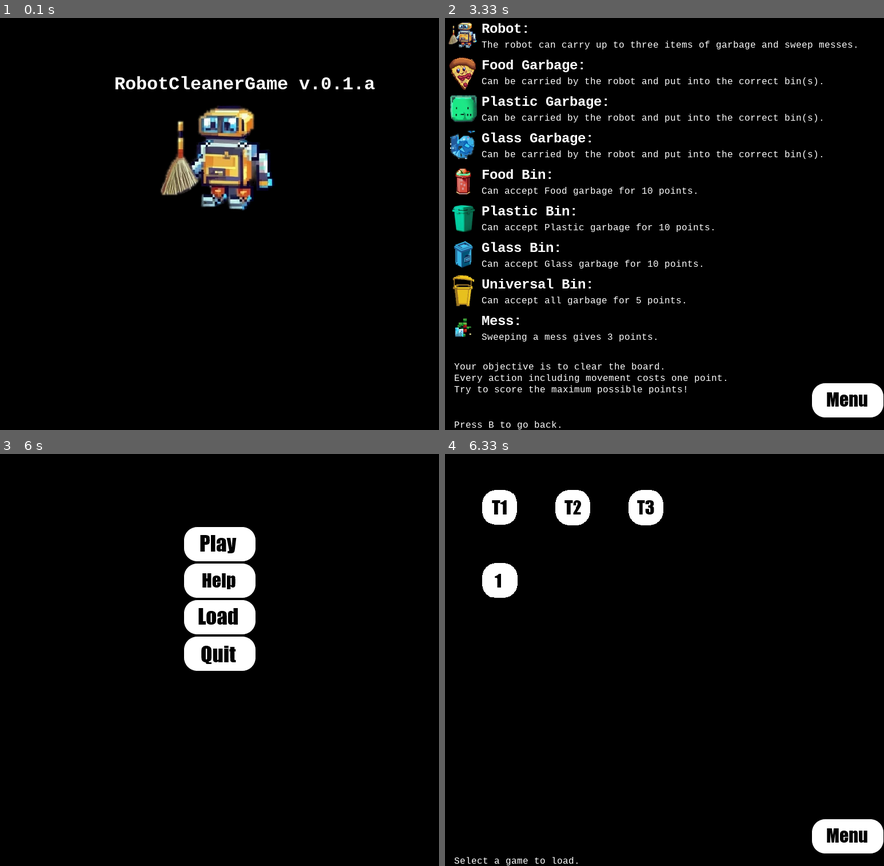
Above: before the commit, frames 1-4 (two rows, left to right).
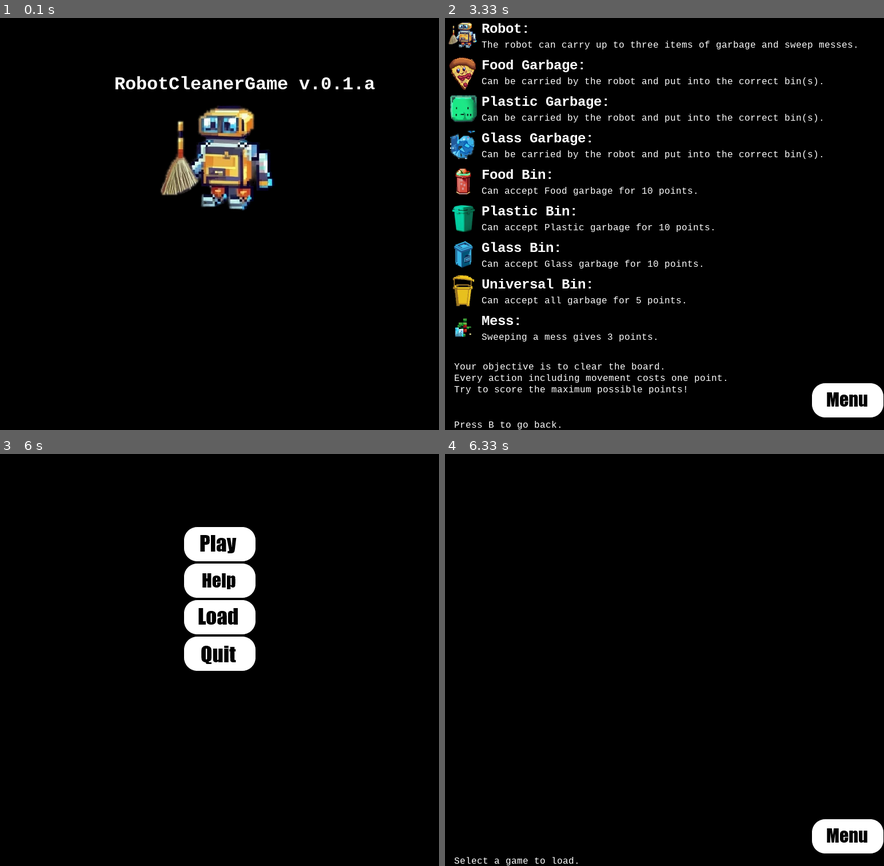
Above: after the commit, the same moments.

Repository: marc-davies-23/RobotCleanerGame
Game: pygame game, started from RobotCleanerGame/Main.py
The game is run twice, just before and just after one commit, with the same random seed, the same clock (stepped at 60 frames per second) and the same inputs.
Inputs (mouse positions are in pixels of both pictures, inside the frame that each line leads up to):
- Up to frame 1 (0.1 s): no input
- Up to frame 2 (3.33 s): click (642, 331) at 1.88 s; tap H at 3.17 s
- Up to frame 3 (6 s): tap B at 3.5 s; press the mouse at (197, 767) at 5.87 s; move the mouse to (206, 647) at 5.97 s
- Up to frame 4 (6.33 s): release the mouse at (660, 528) at 6.1 s

Frames 1-3 are identical in both runs. In frame 4, 2.1% of the frame differs, in the area x 8-50%, y 8-35%.

Commit message:
Basic Profile functionality added

Diff:
--- a/RobotCleanerGame/Actions.py
+++ b/RobotCleanerGame/Actions.py
@@ -8,7 +8,7 @@
     actions could increase with future functionality; thus the concept is hopefully future-proof.
 """
 import Constants as Co
-import PyGameConstFuncs as PCo
+import PyGameConstants as PCo
 
 
 class Feedback:
--- a/RobotCleanerGame/BuildGameFromFile.py
+++ b/RobotCleanerGame/BuildGameFromFile.py
@@ -25,7 +25,7 @@
     return buffer
 
 
-def build_game_from_buffer(buffer: [str], interface: (In.Interface | None) = None) -> Gm.Game:
+def build_game_from_buffer(buffer: [str]) -> Gm.Game:
     """
     Breaks up the buffer into actionable parts.
 
@@ -38,39 +38,47 @@
     where T is a token type, and x, y are its coords.
 
     :param buffer: Input buffer (list of strings)
-    :param interface: Provided interface, if any
     :return: RobotCleanerGame.Game object
     """
-    line1 = buffer[0].split(",")
+    line = buffer[0].split(",")
 
-    if len(line1) != 4:
+    x = int(line[0])
+    y = int(line[1])
+    rb_start = (int(line[2]), int(line[3]))
+
+    if len(line) != 4:
         raise IOError("build_game_from_buffer: first line of file translate to four values.")
 
-    game = Gm.Game(int(line1[0]), int(line1[1]), robot_start=(int(line1[2]), int(line1[3])))
+    game = Gm.Game(size_x=x, size_y=y, robot_start=rb_start)
 
     for line in buffer[1:]:
         coords = line[1:].replace("(", "").replace(")", "").split(",")
 
         game.add_grid_token((int(coords[0]), int(coords[1])), line[0])
 
+    return game
+
+
+def build_game_from_file(folder: str, tag: (str | None) = None, interface: (In.Interface | None) = None) -> Gm.Game:
+    """
+    Combine functionality to build a game from static file as of folder path
+
+    :param tag: Game tag to identify tag
+    :param folder: Folder path
+    :param interface:  Provided interface, if any
+    :return: Game object
+    """
+
+    game = build_game_from_buffer(read_file_to_buffer(folder))
+
+    game.tag = tag
     game.interface = interface
 
     return game
 
 
-def build_game_from_file(folder_path: str, interface: (In.Interface | None) = None) -> Gm.Game:
-    """
-    Combine functionality to build a game from static file as of folder path
-
-    :param folder_path: Folder path
-    :param interface:  Provided interface, if any
-    :return: Game object
-    """
-    return build_game_from_buffer(read_file_to_buffer(folder_path), interface)
-
-
 if __name__ == "__main__":
-    g = build_game_from_file("../GameFiles/SetPieces/Game_1/")
+    g = build_game_from_file("../GameFiles/SetPieces/Tutorial_1/")
     g.interface = In.Interface(g)
 
     g.interface.start()
--- a/RobotCleanerGame/Game.py
+++ b/RobotCleanerGame/Game.py
@@ -22,15 +22,17 @@
         History will be useful for retracing games; a necessity for advanced functions, e.g. ML
     """
 
-    def __init__(self, size_x: int = Co.DEFAULT_SIZE_X, size_y: int = Co.DEFAULT_SIZE_Y,
+    def __init__(self, tag: (str | None) = None, size_x: int = Co.DEFAULT_SIZE_X, size_y: int = Co.DEFAULT_SIZE_Y,
                  robot_start: (int, int | None) = None, interface=None, history=None) -> None:
         """
+        :param tag: Tag to identify game
         :param size_x: Horizontal size of Grid
         :param size_y: Vertical size of Grid
         :param robot_start: Robot's starting coordinates
         :param interface: Interface controls
         :param history: History list
         """
+        self.tag = tag
         self.grid = None
         self.robot = None
         self.initialise_grid(size_x, size_y, robot_start)
@@ -153,9 +155,22 @@
 
         # If we get here then the grid is cleared
         self.game_ended = True
+
+        # Update profile high score
+        if self.interface.profile:
+            try:
+                old_score = self.interface.profile.completed[self.tag]
+            except KeyError:
+                old_score = None
+
+            if old_score is None or old_score < self.score:
+                self.interface.profile.add_completed(self.tag, self.score)
+                self.interface.profile.save()
+
         return True
 
     def change_score(self, change=-1):
+        # Default call deducts a point as this is the most common call
         if not self.game_ended:
             self.score += change
 
--- a/RobotCleanerGame/Interface.py
+++ b/RobotCleanerGame/Interface.py
@@ -5,12 +5,19 @@
 """
 
 import Actions as Ac
+import Profile as Pr
 import string
 
 
 class Interface:
-    def __init__(self, game=None) -> None:
+    def __init__(self, game=None, profile_name: (str | None) = None) -> None:
         self.game = game
+
+        if profile_name is None:
+            self.profile = None
+        else:
+            self.profile = Pr.Profile(profile_name)
+            self.profile.load()
 
     def display_state(self) -> None:
         if self.game.grid:
--- a/RobotCleanerGame/Main.py
+++ b/RobotCleanerGame/Main.py
@@ -2,6 +2,6 @@
 
 if __name__ == "__main__":
 
-    interface = PyGameInterface()
+    interface = PyGameInterface(profile_name="Player")
 
     interface.start()
--- a/RobotCleanerGame/Profile.py
+++ b/RobotCleanerGame/Profile.py
@@ -1,6 +1,7 @@
 """
     The Profile class stores variables associated to a particular player's play through.
 """
+import os
 
 PROFILE_FOLDER_PATH = "../GameFiles/Profiles/"
 PROFILE_FILE_SUFFIX = ".rcgp"
@@ -14,6 +15,8 @@
 
     def add_completed(self, game_label: str, score: int):
         self.completed[game_label] = score
+        # Sort after insertion
+        self.completed = dict(sorted(self.completed.items()))
 
     def reset_completed(self):
         self.completed = {}
@@ -30,15 +33,17 @@
             pass
 
     def save(self):
+        # Save should be called only when something is added to the completed list; we can assume it will be non-empty
         with open(PROFILE_FOLDER_PATH + self.name + PROFILE_FILE_SUFFIX, "w") as file:
             for k in self.completed:
                 file.write(k + SEPARATOR + str(self.completed[k]) + "\n")
 
 
 if __name__ == "__main__":
-    p = Profile()
-    #p.add_completed("test", 1)
-    #p.add_completed("foo", 2)
-    #p.save()
-    p.load()
-    print(p.completed)
+    """p = Profile()
+    p.add_completed("test", 1)
+    p.add_completed("foo", 2)
+    p.save()
+    #p.load()
+    print(p.completed)"""
+    pass
--- a/RobotCleanerGame/PyGameConstFuncs.py
+++ b/RobotCleanerGame/PyGameConstants.py
@@ -63,7 +63,6 @@
 BUT_SWEEP_UNPRESS = pygame.image.load(PATH_TOKENS_64 + "B_SWEEP_UNPRESSED.png")
 BUT_UNAVAILABLE = pygame.image.load(PATH_TOKENS_64 + "BUTTON_UNAVAILABLE.png")
 
-
 PRESSED_BUTTON = "pres_but"
 
 CURRENT_SCREEN = "curr_scr"
@@ -83,14 +82,13 @@
 FEEDBACK_MSG_PRESS_B_TO_GO_BACK = "Press B to go back."
 FEEDBACK_MSG_SELECT_GAME_TO_LOAD = "Select a game to load."
 
+SET_PIECES_PATH = "../GameFiles/SetPieces/"
+
 TUTORIAL_PREFIX = "Tutorial_"
 GAME_PREFIX = "Game_"
 
-TUTORIALS = [pygame.image.load(PATH_TOKENS_64 + "GAME_BUTTON_T1_INCOMPLETE.png"),
-             pygame.image.load(PATH_TOKENS_64 + "GAME_BUTTON_T2_INCOMPLETE.png"),
-             pygame.image.load(PATH_TOKENS_64 + "GAME_BUTTON_T3_INCOMPLETE.png")]
-
-GAMES = [pygame.image.load(PATH_TOKENS_64 + "GAME_BUTTON_1_INCOMPLETE.png")]
+GAME_BUTTON_COMPLETE = pygame.image.load(PATH_TOKENS_64 + "GAME_BUTTON_COMPLETE.png")
+GAME_BUTTON_INCOMPLETE = pygame.image.load(PATH_TOKENS_64 + "GAME_BUTTON_INCOMPLETE.png")
 
 HELP_TOKEN_ADDITIONAL_TEXT: dict[str, str] = {
     Co.ROBOT_TOKEN: "The robot can carry up to three items of garbage and sweep messes.",
--- a/RobotCleanerGame/PyGameInterface.py
+++ b/RobotCleanerGame/PyGameInterface.py
@@ -5,7 +5,7 @@
 import Game as Gm
 import Interface as In
 import pygame
-import PyGameConstFuncs as PCo
+import PyGameConstants as PCo
 import PyGameScreens as PSc
 
 
@@ -15,8 +15,9 @@
 
 class PyGameInterface(In.Interface):
 
-    def __init__(self, game: (Gm.Game | None) = None, width: int = PCo.WIN_WIDTH, height: int = PCo.WIN_HEIGHT) -> None:
-        super().__init__(game)
+    def __init__(self, game: (Gm.Game | None) = None, profile_name: (str | None) = None,
+                 width: int = PCo.WIN_WIDTH, height: int = PCo.WIN_HEIGHT) -> None:
+        super().__init__(game, profile_name)
         self.state = {PCo.CURRENT_SCREEN: PCo.MENU_SCREEN,
                       PCo.PRESSED_BUTTON: None}
 
--- a/RobotCleanerGame/PyGameScreens.py
+++ b/RobotCleanerGame/PyGameScreens.py
@@ -4,8 +4,9 @@
 import Actions as Ac
 import BuildGameFromFile as Bd
 import Constants as Co
-import PyGameConstFuncs as PCo
+import PyGameConstants as PCo
 import Game as Gm
+import os
 import pygame
 import PyGameInterface as PIn
 
@@ -147,39 +148,54 @@
     @staticmethod
     def factory(interface) -> PyGameScreen:
         x_limit = 5
+        win = interface.window  # Shorten calls
         message = PCo.FEEDBACK_MSG_SELECT_GAME_TO_LOAD
 
-        x = PCo.TILE_SIZE  # Start with a buffer
-        y = PCo.TILE_SIZE  # Ditto
+        x = 0              # Declare here for scope
+        y = -1 * PCo.TILE_SIZE  # Start negative for the loop
 
         load_scn = LoadScreen(interface)
 
-        for i in range(len(PCo.TUTORIALS)):
-            load_scn.add_element(PyGameImageElement(interface.window, x, y, image=PCo.TUTORIALS[i]))
-
-            tile_x, tile_y = PIn.map_pixel_to_tile_coord((x, y))
-            load_scn.inventory[(tile_x, tile_y)] = PCo.TUTORIAL_PREFIX + str(i + 1)
-
-            if i + 1 % x_limit == 0:
-                x = PCo.TILE_SIZE
-                y += 2 * PCo.TILE_SIZE
-            else:
-                x += 2 * PCo.TILE_SIZE
-
-        x = PCo.TILE_SIZE  # Start with a buffer
-        y += 2 * PCo.TILE_SIZE
-
-        for i in range(len(PCo.GAMES)):
-            load_scn.add_element(PyGameImageElement(interface.window, x, y, image=PCo.GAMES[i]))
-
-            tile_x, tile_y = PIn.map_pixel_to_tile_coord((x, y))
-            load_scn.inventory[(tile_x, tile_y)] = PCo.GAME_PREFIX + str(i + 1)
-
-            if i % x_limit == 0:
-                x = PCo.TILE_SIZE
-            else:
-                x += 2 * PCo.TILE_SIZE
-
+        for game_type in [PCo.TUTORIAL_PREFIX, PCo.GAME_PREFIX]:
+            i = 0
+
+            x = PCo.TILE_SIZE  # Start with padding
+            y += 2 * PCo.TILE_SIZE
+
+            # Build Tutorials
+            while True:
+                i += 1
+
+                current_game = game_type + str(i)
+
+                folder_path = PCo.SET_PIECES_PATH + current_game + "/"
+
+                if not os.path.exists(folder_path):
+                    break
+
+                if interface.profile and current_game in interface.profile.completed:
+                    image = PCo.GAME_BUTTON_COMPLETE
+                    color = PCo.COLOR_WHITE
+                else:
+                    image = PCo.GAME_BUTTON_INCOMPLETE
+                    color = PCo.COLOR_BLACK
+
+                text = game_type[0] + str(i)
+                padding = 16 - 8 * (len(text) - 2)
+                load_scn.add_element(PyGameImageElement(win, x, y, image=image))
+                load_scn.add_element(PyGameTextElement(win, x+padding, y+16, text=text, color=color,
+                                                       size=30, bold=True, antialias=True))
+
+                tile_x, tile_y = PIn.map_pixel_to_tile_coord((x, y))
+                load_scn.inventory[(tile_x, tile_y)] = current_game
+
+                if i % x_limit == 0:
+                    x = PCo.TILE_SIZE
+                    y += 2 * PCo.TILE_SIZE
+                else:
+                    x += 2 * PCo.TILE_SIZE
+
+        # Bottom of the screen
         x = 5 * PCo.BUTTON_WIDTH
         y = interface.win_height - PCo.TILE_SIZE - PCo.FEEDBACK_TEXT_BOX_HEIGHT
 
@@ -197,7 +213,8 @@
 
         # If we get a string here, try to load that game
         if isinstance(screen_item, str):
-            self.interface.game = Bd.build_game_from_file("../GameFiles/SetPieces/" + screen_item + "/", self.interface)
+            self.interface.game = Bd.build_game_from_file("../GameFiles/SetPieces/" + screen_item + "/",
+                                                          tag=screen_item, interface=self.interface)
             self.interface.state[PCo.CURRENT_SCREEN] = PCo.MAIN_SCREEN
             self.interface.give_user_feedback("Loading " + screen_item.replace("_", " "))
             return
@@ -245,8 +262,8 @@
         # Score
         x += PCo.BUTTON_WIDTH
         score = str(interface.game.score)
-        main.add_element(PyGameTextElement(window, x+24, y+8, "Score:", 24, bold=True, antialias=True))
-        main.add_element(PyGameTextElement(window, x+60, y+40, score, 24, bold=False, antialias=True))
+        main.add_element(PyGameTextElement(window, x + 24, y + 8, "Score:", 24, bold=True, antialias=True))
+        main.add_element(PyGameTextElement(window, x + 60, y + 40, score, 24, bold=False, antialias=True))
 
         # Menu button
         x += PCo.BUTTON_WIDTH
--- a/RobotCleanerGame/__init__.py
+++ b/RobotCleanerGame/__init__.py
@@ -10,6 +10,6 @@
 from Grid import *
 from Interface import *
 from InterfaceFromFile import *
-from PyGameConstFuncs import *
-from PyGameConstFuncs import *
+from PyGameConstants import *
+from PyGameConstants import *
 from Robot import *
Binary file removed: GameFiles/Assets/Images/Tokens_Play/GAME_BUTTON_1_INCOMPLETE.png
Binary file removed: GameFiles/Assets/Images/Tokens_Play/GAME_BUTTON_T1_INCOMPLETE.png
Binary file removed: GameFiles/Assets/Images/Tokens_Play/GAME_BUTTON_T2_INCOMPLETE.png
Binary file removed: GameFiles/Assets/Images/Tokens_Play/GAME_BUTTON_T3_INCOMPLETE.png
Not shown, added: GameFiles/Profiles/README
Not shown, changed: .gitignore
